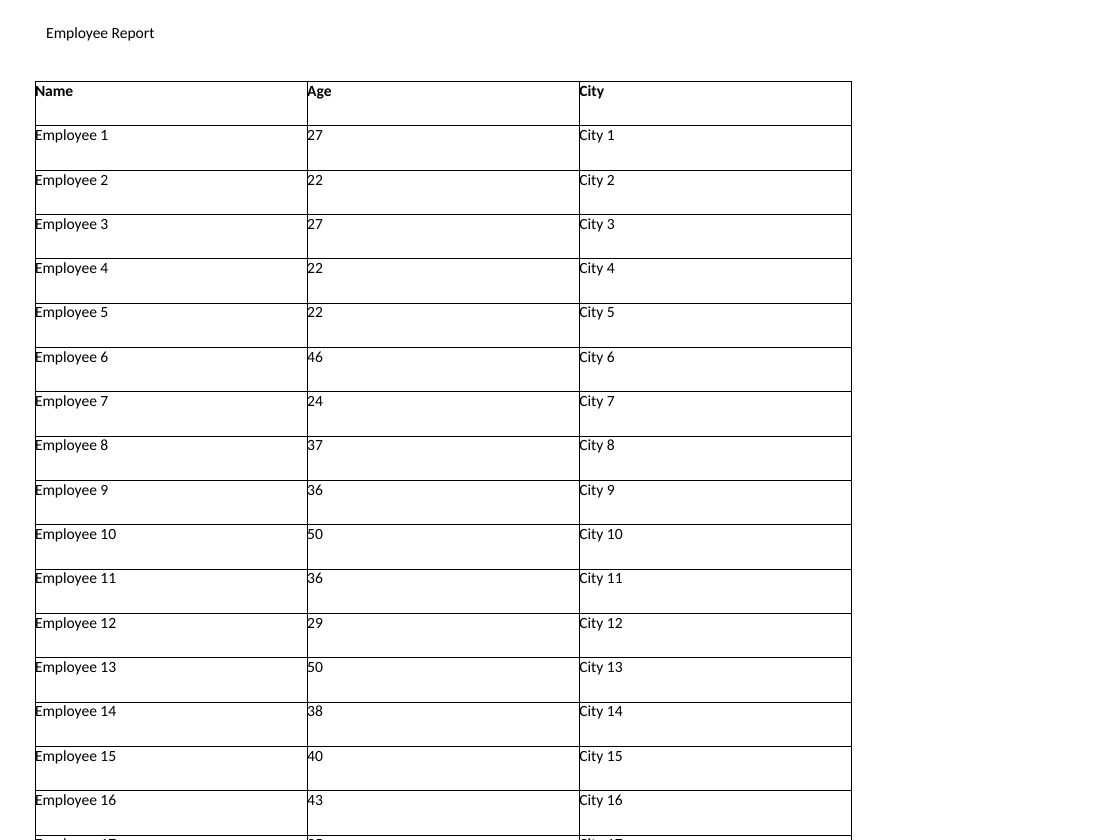
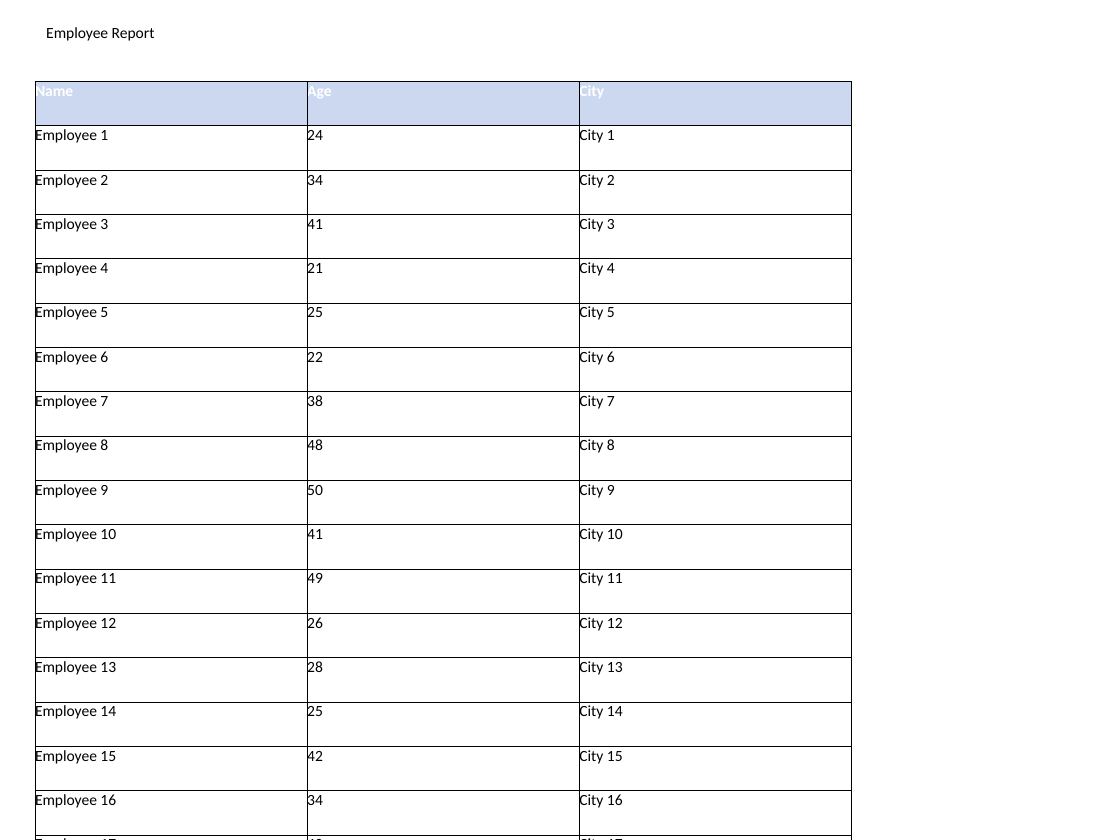
Before and after one commit to technicalKumarGaurav/ppt-exporter, a slide deck: slide 1 of examples/employees.pptx. Drawn at 1120x840 pixels with LibreOffice and Linux fonts; fonts in the diff are those of the drawing. Boxes give left, top, right and bottom in pixels: in the first picture for what was removed or moved away, otherwise in the second. Text is boxed around its words. In the diff, an @@ line names an element or a change of style, - is before the commit and + after.

```diff
--- a/examples/employees.pptx
+++ b/examples/employees.pptx
@@ table at [35, 82, 851, 814] @@
-row 2, column 2: 27
+row 2, column 2: 24
-row 3, column 2: 22
+row 3, column 2: 34
-row 4, column 2: 27
+row 4, column 2: 41
-row 5, column 2: 22
+row 5, column 2: 21
-row 6, column 2: 22
+row 6, column 2: 25
-row 7, column 2: 46
+row 7, column 2: 22
-row 8, column 2: 24
+row 8, column 2: 38
-row 9, column 2: 37
+row 9, column 2: 48
-row 10, column 2: 36
+row 10, column 2: 50
-row 11, column 2: 50
+row 11, column 2: 41
-row 12, column 2: 36
+row 12, column 2: 49
-row 13, column 2: 29
+row 13, column 2: 26
-row 14, column 2: 50
+row 14, column 2: 28
-row 15, column 2: 38
+row 15, column 2: 25
-row 16, column 2: 40
+row 16, column 2: 42
-row 17, column 2: 43
+row 17, column 2: 34
-row 18, column 2: 35
+row 18, column 2: 40
-row 19, column 2: 43
+row 19, column 2: 46
-row 20, column 2: 48
+row 20, column 2: 36
-row 21, column 2: 38
+row 21, column 2: 50
@@ fill none to #4472C4 at 27% opacity in row 1 @@
@@ text colour #000000 to #FFFFFF in "Name", "Age", "City" @@
```
Also in this commit, not shown: 2 other slides changed, 1 other file.
